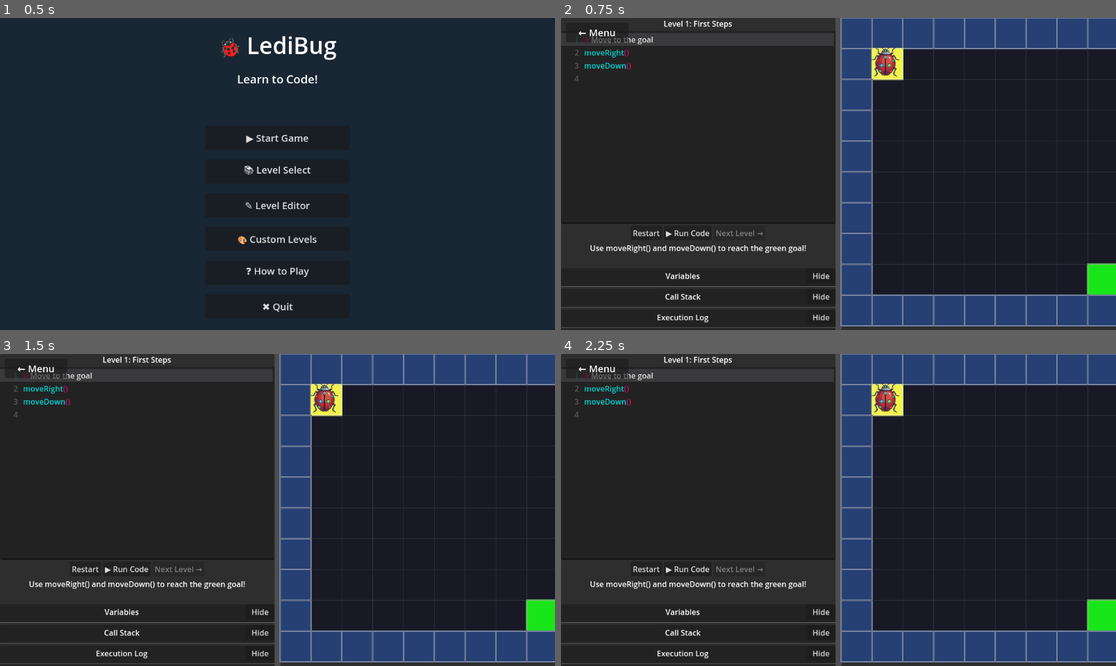
Above: before the commit, frames 1-4 (two rows, left to right).
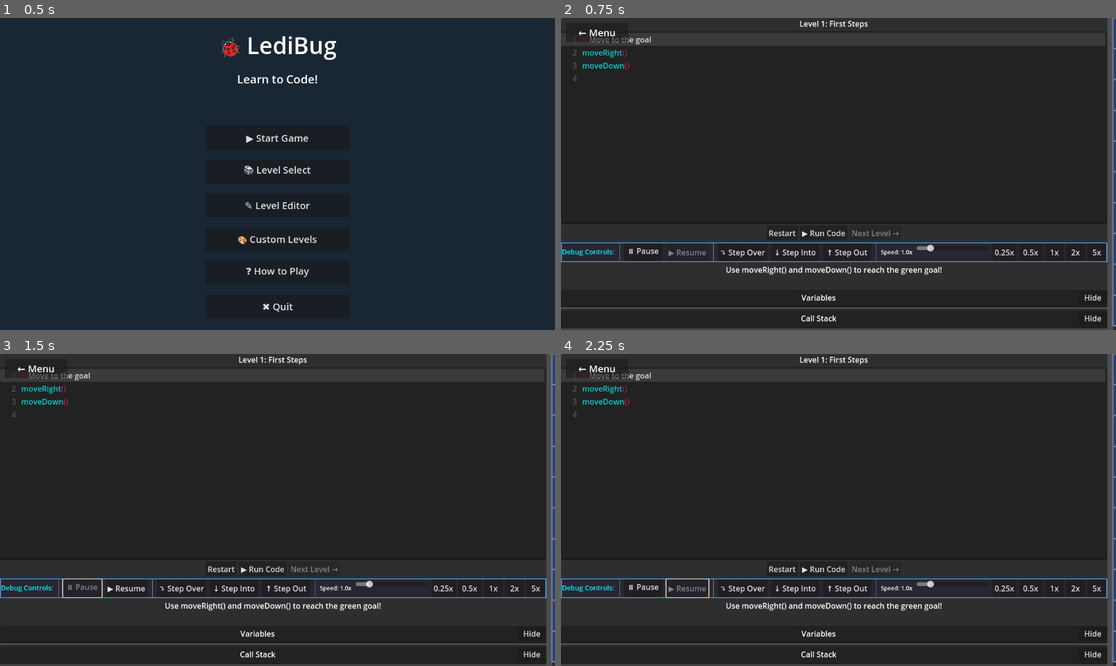
Above: after the commit, the same moments.

Repository: AlexanderTsik/CodingGamePrototype
Game: Godot game, scene res://scenes/main_menu.tscn
Same seed, same stepped clock (60 frames per second), same inputs: the game is played once before the commit and once after it.
Inputs (mouse positions are in pixels of both pictures, inside the frame that each line leads up to):
- Up to frame 1 (0.5 s): no input
- Up to frame 2 (0.75 s): click "▶ Start Game" at 0.5 s
- Up to frame 3 (1.5 s): click (83, 588) at 1.25 s, where only the run after the commit has a clickable "⏸ Pause"
- Up to frame 4 (2.25 s): click (688, 588) at 2 s, where only the run after the commit has a clickable "▶ Resume"

Frame 1 is identical in both runs. In frame 2, 22% of the frame differs, in the area x 0-100%, y 0-100%; in frame 3, 22%; in frame 4, 22%.

Commit message:
Add step-through debug mode with breakpoints and speed control
Part 2 Implementation:
- Created DebugManager class for debug flow control
- Added pause/resume/step over/step into/step out controls
- Implemented clickable breakpoint gutter with visual indicators
- Added execution speed control (0.25x to 5x) with slider and presets
- Integrated debug manager with interpreter execution flow
- Debug toolbar shows all controls in one convenient panel

Features:
- Pause execution at any time
- Step through code line by line
- Click gutter to set/remove breakpoints
- Adjust execution speed on the fly
- Red dots indicate active breakpoints
- Step into functions or step over them
- Step out of current function

Co-authored-by: Copilot <223556219+Copilot@users.noreply.github.com>

Diff:
--- a/scenes/main.tscn
+++ b/scenes/main.tscn
@@ -29,17 +29,6 @@
 offset_right = 1152.0
 offset_bottom = 648.0
 split_offset = 500
-
-[node name="MenuButton" type="Button" parent="."]
-layout_mode = 0
-offset_left = 10.0
-offset_top = 10.0
-offset_right = 140.0
-offset_bottom = 50.0
-theme_override_colors/font_color = Color(1, 1, 1, 1)
-theme_override_colors/font_hover_color = Color(1, 0.8, 0.2, 1)
-theme_override_font_sizes/font_size = 20
-text = "← Menu"
 
 [node name="CodePanel" type="PanelContainer" parent="HSplitContainer"]
 custom_minimum_size = Vector2(570, 640)
@@ -126,5 +115,16 @@
 position = Vector2(-681.505, -100)
 shape = SubResource("RectangleShape2D_sugp2")
 
+[node name="MenuButton" type="Button" parent="."]
+layout_mode = 0
+offset_left = 10.0
+offset_top = 10.0
+offset_right = 140.0
+offset_bottom = 50.0
+theme_override_colors/font_color = Color(1, 1, 1, 1)
+theme_override_colors/font_hover_color = Color(1, 0.8, 0.2, 1)
+theme_override_font_sizes/font_size = 20
+text = "← Menu"
+
 [node name="CodeExecutor" type="Node" parent="."]
 script = ExtResource("3_sugp2")
--- /dev/null
+++ b/scripts/debug_manager.gd
@@ -0,0 +1,115 @@
+extends Node
+class_name DebugManager
+
+signal step_requested
+signal continue_requested
+signal pause_requested
+
+enum DebugMode {
+	RUNNING,      # Normal execution
+	PAUSED,       # Paused at current line
+	STEP_OVER,    # Execute one statement
+	STEP_INTO,    # Enter function calls
+	STEP_OUT      # Exit current function
+}
+
+var current_mode: DebugMode = DebugMode.RUNNING
+var breakpoints: Dictionary = {}  # line_number -> bool
+var step_depth: int = 0  # Track function call depth for step_out
+var current_call_depth: int = 0
+
+func set_breakpoint(line: int, enabled: bool = true):
+	"""Add or update a breakpoint at the specified line"""
+	breakpoints[line] = enabled
+	print("DEBUG: Breakpoint set at line %d (enabled: %s)" % [line, enabled])
+
+func remove_breakpoint(line: int):
+	"""Remove a breakpoint from the specified line"""
+	breakpoints.erase(line)
+	print("DEBUG: Breakpoint removed from line %d" % line)
+
+func toggle_breakpoint(line: int):
+	"""Toggle a breakpoint on/off at the specified line"""
+	if breakpoints.has(line):
+		breakpoints[line] = not breakpoints[line]
+	else:
+		breakpoints[line] = true
+	print("DEBUG: Breakpoint toggled at line %d (enabled: %s)" % [line, breakpoints.get(line, false)])
+
+func is_breakpoint(line: int) -> bool:
+	"""Check if there's an enabled breakpoint at the specified line"""
+	return breakpoints.get(line, false)
+
+func has_breakpoint(line: int) -> bool:
+	"""Check if a breakpoint exists at the specified line (enabled or disabled)"""
+	return breakpoints.has(line)
+
+func pause():
+	"""Pause execution"""
+	current_mode = DebugMode.PAUSED
+	pause_requested.emit()
+	print("DEBUG: Execution paused")
+
+func resume():
+	"""Resume normal execution"""
+	current_mode = DebugMode.RUNNING
+	continue_requested.emit()
+	print("DEBUG: Execution resumed")
+
+func step_over():
+	"""Execute one statement (don't enter functions)"""
+	current_mode = DebugMode.STEP_OVER
+	step_requested.emit()
+	print("DEBUG: Step over requested")
+
+func step_into():
+	"""Execute one statement (enter functions)"""
+	current_mode = DebugMode.STEP_INTO
+	step_requested.emit()
+	print("DEBUG: Step into requested")
+
+func step_out():
+	"""Continue until current function returns"""
+	current_mode = DebugMode.STEP_OUT
+	step_depth = current_call_depth
+	step_requested.emit()
+	print("DEBUG: Step out requested (depth: %d)" % step_depth)
+
+func should_pause_at_line(line: int, call_depth: int) -> bool:
+	"""Check if execution should pause at the given line"""
+	current_call_depth = call_depth
+
+	# Check for breakpoints
+	if is_breakpoint(line):
+		return true
+
+	# Check debug mode
+	match current_mode:
+		DebugMode.PAUSED:
+			return true
+
+		DebugMode.STEP_OVER:
+			# Pause at next statement at same or higher level
+			return true
+
+		DebugMode.STEP_INTO:
+			# Pause at next statement regardless of depth
+			return true
+
+		DebugMode.STEP_OUT:
+			# Pause when we've returned to a lower depth
+			if call_depth < step_depth:
+				return true
+			return false
+
+		DebugMode.RUNNING:
+			return false
+
+	return false
+
+func reset():
+	"""Reset debug state for new execution"""
+	current_mode = DebugMode.RUNNING
+	current_call_depth = 0
+	step_depth = 0
+	print("DEBUG: Debug manager reset")
--- a/scripts/interpreter.gd
+++ b/scripts/interpreter.gd
@@ -23,10 +23,16 @@
 var is_running: bool = false
 var max_iterations: int = 10000  # Prevent infinite loops
 var iteration_count: int = 0
+var execution_speed: float = 1.0  # Speed multiplier (1.0 = normal)
 
 # Return value handling
 var return_value = null
 var should_return: bool = false
+
+# Debug management
+var debug_manager: DebugManager = null
+var current_call_depth: int = 0
+const BASE_DELAY: float = 0.3
 
 func execute(ast: ASTNodes.ProgramNode, player: Node2D):
 	if is_running:
@@ -41,6 +47,7 @@
 	iteration_count = 0
 	return_value = null
 	should_return = false
+	reset_debug_state()
 
 	_push_scope()  # Global scope
 
@@ -90,8 +97,20 @@
 	if statement.line_number > 0:
 		print("DEBUG [Interpreter]: Emitting line_executing for line %d" % statement.line_number)
 		line_executing.emit(statement.line_number)
-		# Increased delay to make execution visible
-		await get_tree().create_timer(0.3).timeout
+
+		# Check if we should pause at this line
+		if debug_manager != null and debug_manager.should_pause_at_line(statement.line_number, current_call_depth):
+			execution_paused.emit()
+			print("DEBUG [Interpreter]: Paused at line %d" % statement.line_number)
+
+			# Wait for continue signal or step signal
+			await debug_manager.continue_requested
+			execution_resumed.emit()
+			print("DEBUG [Interpreter]: Resumed from line %d" % statement.line_number)
+
+		# Apply execution delay with speed multiplier
+		var delay = BASE_DELAY / execution_speed
+		await get_tree().create_timer(delay).timeout
 
 	if statement is ASTNodes.CallNode:
 		await _execute_function_call(statement)
@@ -191,6 +210,7 @@
 		params_dict[func_def.parameters[i]] = args[i]
 
 	# Emit function entered signal
+	current_call_depth += 1
 	function_entered.emit(func_name, params_dict)
 
 	# Bind parameters
@@ -209,6 +229,7 @@
 	should_return = previous_return_state
 
 	# Emit function exited signal
+	current_call_depth -= 1
 	function_exited.emit(func_name, return_value)
 
 	_pop_scope()
@@ -499,6 +520,26 @@
 	return null
 
 # ============================================
+# Debug Control
+# ============================================
+
+func set_debug_manager(manager: DebugManager):
+	"""Attach a debug manager to control execution"""
+	debug_manager = manager
+	print("DEBUG [Interpreter]: Debug manager attached")
+
+func set_execution_speed(speed: float):
+	"""Set execution speed multiplier (0.25x to 5x)"""
+	execution_speed = clamp(speed, 0.25, 5.0)
+	print("DEBUG [Interpreter]: Execution speed set to %.2fx" % execution_speed)
+
+func reset_debug_state():
+	"""Reset debug state for new execution"""
+	current_call_depth = 0
+	if debug_manager != null:
+		debug_manager.reset()
+
+# ============================================
 # Error Handling
 # ============================================
 
--- a/scripts/main.gd
+++ b/scripts/main.gd
@@ -9,6 +9,19 @@
 @onready var menu_button = $MenuButton
 @onready var player = $HSplitContainer/GamePanel/GridBackground/Level/Player
 @onready var code_executor = $CodeExecutor
+
+# Debug manager
+var debug_manager: DebugManager
+
+# Debug toolbar UI (created programmatically)
+var debug_toolbar: PanelContainer
+var pause_btn: Button
+var resume_btn: Button
+var step_over_btn: Button
+var step_into_btn: Button
+var step_out_btn: Button
+var speed_slider: HSlider
+var speed_label: Label
 
 # Variable viewer UI (created programmatically)
 var variables_panel: PanelContainer
@@ -117,6 +130,12 @@
 		interpreter.function_entered.connect(_on_function_entered)
 		interpreter.function_exited.connect(_on_function_exited)
 		print("DEBUG: Interpreter signals connected!")
+
+		# Create and attach debug manager
+		debug_manager = DebugManager.new()
+		add_child(debug_manager)
+		interpreter.set_debug_manager(debug_manager)
+		print("DEBUG: Debug manager created and attached!")
 	else:
 		print("ERROR: Interpreter not found in code_executor!")
 
@@ -130,6 +149,9 @@
 
 	# Setup line highlighting
 	_setup_execution_highlighting()
+
+	# Setup debug toolbar UI
+	_setup_debug_toolbar()
 
 	# Setup variable viewer UI
 	_setup_variable_viewer()
@@ -410,9 +432,63 @@
 	"""Setup syntax highlighting for execution feedback"""
 	# Enable line numbers (correct property for Godot 4.x)
 	code_input.gutters_draw_line_numbers = true
-	# Add custom gutter for visual feedback (will be used for breakpoints later)
+
+	# Add custom gutter for breakpoints
+	code_input.add_gutter(0)  # Add gutter at index 0
+	code_input.set_gutter_name(0, "breakpoints")
 	code_input.set_gutter_draw(0, true)
-	code_input.set_gutter_width(0, 24)
+	code_input.set_gutter_clickable(0, true)
+	code_input.set_gutter_width(0, 20)
+	code_input.set_gutter_type(0, TextEdit.GUTTER_TYPE_ICON)
+
+	# Connect gutter click signal
+	code_input.gutter_clicked.connect(_on_gutter_clicked)
+
+	print("DEBUG: Execution highlighting and breakpoints enabled!")
+
+func _on_gutter_clicked(line: int, gutter: int):
+	"""Handle gutter clicks for breakpoint toggling"""
+	if gutter == 0:  # Breakpoint gutter
+		if debug_manager:
+			debug_manager.toggle_breakpoint(line + 1)  # +1 because lines are 1-indexed in our system
+			_update_breakpoint_display(line)
+			print("DEBUG: Breakpoint toggled at line %d" % (line + 1))
+
+func _update_breakpoint_display(line: int):
+	"""Update the visual display of a breakpoint"""
+	var actual_line = line + 1  # Convert to 1-indexed
+	if debug_manager and debug_manager.has_breakpoint(actual_line):
+		# Set breakpoint icon (red circle)
+		if debug_manager.is_breakpoint(actual_line):
+			code_input.set_line_gutter_metadata(line, 0, true)
+			code_input.set_line_gutter_icon(line, 0, _create_breakpoint_icon(true))
+		else:
+			# Disabled breakpoint (gray circle)
+			code_input.set_line_gutter_metadata(line, 0, false)
+			code_input.set_line_gutter_icon(line, 0, _create_breakpoint_icon(false))
+	else:
+		# Remove breakpoint icon
+		code_input.set_line_gutter_icon(line, 0, null)
+		code_input.set_line_gutter_metadata(line, 0, null)
+
+func _create_breakpoint_icon(enabled: bool) -> Texture2D:
+	"""Create a breakpoint icon texture"""
+	var img = Image.create(16, 16, false, Image.FORMAT_RGBA8)
+	img.fill(Color(0, 0, 0, 0))  # Transparent background
+
+	# Draw a circle
+	var center = Vector2(8, 8)
+	var radius = 6
+	var color = Color.RED if enabled else Color(0.5, 0.5, 0.5)
+
+	# Simple circle drawing
+	for x in range(16):
+		for y in range(16):
+			var dist = Vector2(x, y).distance_to(center)
+			if dist <= radius:
+				img.set_pixel(x, y, color)
+
+	return ImageTexture.create_from_image(img)
 
 func _setup_variable_viewer():
 	"""Create and setup the variable viewer UI"""
@@ -582,6 +658,140 @@
 
 	print("DEBUG: Execution log UI created!")
 
+func _setup_debug_toolbar():
+	"""Create debug control toolbar programmatically"""
+	# Create main panel
+	debug_toolbar = PanelContainer.new()
+	debug_toolbar.name = "DebugToolbar"
+	var panel_stylebox = StyleBoxFlat.new()
+	panel_stylebox.bg_color = Color(0.15, 0.15, 0.2, 0.95)
+	panel_stylebox.border_width_left = 2
+	panel_stylebox.border_width_right = 2
+	panel_stylebox.border_width_top = 2
+	panel_stylebox.border_width_bottom = 2
+	panel_stylebox.border_color = Color(0.3, 0.6, 0.9, 1.0)
+	debug_toolbar.add_theme_stylebox_override("panel", panel_stylebox)
+
+	# Create horizontal layout
+	var hbox = HBoxContainer.new()
+	hbox.add_theme_constant_override("separation", 8)
+	debug_toolbar.add_child(hbox)
+
+	# Add label
+	var toolbar_label = Label.new()
+	toolbar_label.text = "Debug Controls:"
+	toolbar_label.add_theme_font_size_override("font_size", 14)
+	toolbar_label.add_theme_color_override("font_color", Color.CYAN)
+	hbox.add_child(toolbar_label)
+
+	# Add separator
+	var sep1 = VSeparator.new()
+	hbox.add_child(sep1)
+
+	# Pause button
+	pause_btn = Button.new()
+	pause_btn.text = "⏸ Pause"
+	pause_btn.custom_minimum_size = Vector2(80, 30)
+	pause_btn.pressed.connect(_on_pause_pressed)
+	hbox.add_child(pause_btn)
+
+	# Resume button
+	resume_btn = Button.new()
+	resume_btn.text = "▶ Resume"
+	resume_btn.custom_minimum_size = Vector2(80, 30)
+	resume_btn.disabled = true
+	resume_btn.pressed.connect(_on_resume_pressed)
+	hbox.add_child(resume_btn)
+
+	# Add separator
+	var sep2 = VSeparator.new()
+	hbox.add_child(sep2)
+
+	# Step Over button
+	step_over_btn = Button.new()
+	step_over_btn.text = "⤵ Step Over"
+	step_over_btn.custom_minimum_size = Vector2(100, 30)
+	step_over_btn.pressed.connect(_on_step_over_pressed)
+	hbox.add_child(step_over_btn)
+
+	# Step Into button
+	step_into_btn = Button.new()
+	step_into_btn.text = "↓ Step Into"
+	step_into_btn.custom_minimum_size = Vector2(100, 30)
+	step_into_btn.pressed.connect(_on_step_into_pressed)
+	hbox.add_child(step_into_btn)
+
+	# Step Out button
+	step_out_btn = Button.new()
+	step_out_btn.text = "↑ Step Out"
+	step_out_btn.custom_minimum_size = Vector2(100, 30)
+	step_out_btn.pressed.connect(_on_step_out_pressed)
+	hbox.add_child(step_out_btn)
+
+	# Add separator
+	var sep3 = VSeparator.new()
+	hbox.add_child(sep3)
+
+	# Speed control label
+	speed_label = Label.new()
+	speed_label.text = "Speed: 1.0x"
+	speed_label.add_theme_font_size_override("font_size", 12)
+	hbox.add_child(speed_label)
+
+	# Speed slider
+	speed_slider = HSlider.new()
+	speed_slider.min_value = 0.25
+	speed_slider.max_value = 5.0
+	speed_slider.step = 0.25
+	speed_slider.value = 1.0
+	speed_slider.custom_minimum_size = Vector2(150, 20)
+	speed_slider.value_changed.connect(_on_speed_changed)
+	hbox.add_child(speed_slider)
+
+	# Speed preset buttons
+	var preset_container = HBoxContainer.new()
+	preset_container.add_theme_constant_override("separation", 4)
+	hbox.add_child(preset_container)
+
+	var speed_025_btn = Button.new()
+	speed_025_btn.text = "0.25x"
+	speed_025_btn.custom_minimum_size = Vector2(50, 20)
+	speed_025_btn.pressed.connect(func(): _set_speed_preset(0.25))
+	preset_container.add_child(speed_025_btn)
+
+	var speed_05_btn = Button.new()
+	speed_05_btn.text = "0.5x"
+	speed_05_btn.custom_minimum_size = Vector2(50, 20)
+	speed_05_btn.pressed.connect(func(): _set_speed_preset(0.5))
+	preset_container.add_child(speed_05_btn)
+
+	var speed_1_btn = Button.new()
+	speed_1_btn.text = "1x"
+	speed_1_btn.custom_minimum_size = Vector2(40, 20)
+	speed_1_btn.pressed.connect(func(): _set_speed_preset(1.0))
+	preset_container.add_child(speed_1_btn)
+
+	var speed_2_btn = Button.new()
+	speed_2_btn.text = "2x"
+	speed_2_btn.custom_minimum_size = Vector2(40, 20)
+	speed_2_btn.pressed.connect(func(): _set_speed_preset(2.0))
+	preset_container.add_child(speed_2_btn)
+
+	var speed_5_btn = Button.new()
+	speed_5_btn.text = "5x"
+	speed_5_btn.custom_minimum_size = Vector2(40, 20)
+	speed_5_btn.pressed.connect(func(): _set_speed_preset(5.0))
+	preset_container.add_child(speed_5_btn)
+
+	# Add toolbar to main UI (below the button container)
+	var code_panel = get_node("HSplitContainer/CodePanel/VBoxContainer")
+	var button_container = code_panel.get_node("ButtonContainer")
+	var button_idx = button_container.get_index()
+	code_panel.add_child(debug_toolbar)
+	code_panel.move_child(debug_toolbar, button_idx + 1)
+
+	print("DEBUG: Debug toolbar created!")
+
 func _on_line_executing(line_number: int):
 	"""Called when a line is about to be executed"""
 	print("DEBUG: Highlighting line %d" % line_number)
@@ -813,3 +1023,60 @@
 	print("  ".repeat(depth) + node.name + " (" + node.get_class() + ")")
 	for child in node.get_children():
 		_print_node_tree(child, depth + 1)
+
+# ============================================
+# Debug Control Functions
+# ============================================
+
+func _on_pause_pressed():
+	"""Handle pause button press"""
+	if debug_manager:
+		debug_manager.pause()
+		pause_btn.disabled = true
+		resume_btn.disabled = false
+		print("DEBUG: Pause button pressed")
+
+func _on_resume_pressed():
+	"""Handle resume button press"""
+	if debug_manager:
+		debug_manager.resume()
+		pause_btn.disabled = false
+		resume_btn.disabled = true
+		print("DEBUG: Resume button pressed")
+
+func _on_step_over_pressed():
+	"""Handle step over button press"""
+	if debug_manager:
+		debug_manager.step_over()
+		pause_btn.disabled = true
+		resume_btn.disabled = false
+		print("DEBUG: Step over button pressed")
+
+func _on_step_into_pressed():
+	"""Handle step into button press"""
+	if debug_manager:
+		debug_manager.step_into()
+		pause_btn.disabled = true
+		resume_btn.disabled = false
+		print("DEBUG: Step into button pressed")
+
+func _on_step_out_pressed():
+	"""Handle step out button press"""
+	if debug_manager:
+		debug_manager.step_out()
+		pause_btn.disabled = true
+		resume_btn.disabled = false
+		print("DEBUG: Step out button pressed")
+
+func _on_speed_changed(value: float):
+	"""Handle speed slider change"""
+	var interpreter = code_executor.interpreter
+	if interpreter:
+		interpreter.set_execution_speed(value)
+		speed_label.text = "Speed: %.2fx" % value
+		print("DEBUG: Speed changed to %.2fx" % value)
+
+func _set_speed_preset(speed: float):
+	"""Set speed to a preset value"""
+	speed_slider.value = speed
+	# _on_speed_changed will be called automatically
Not shown: 1 places in scenes/main.tscn that only renumber resources
